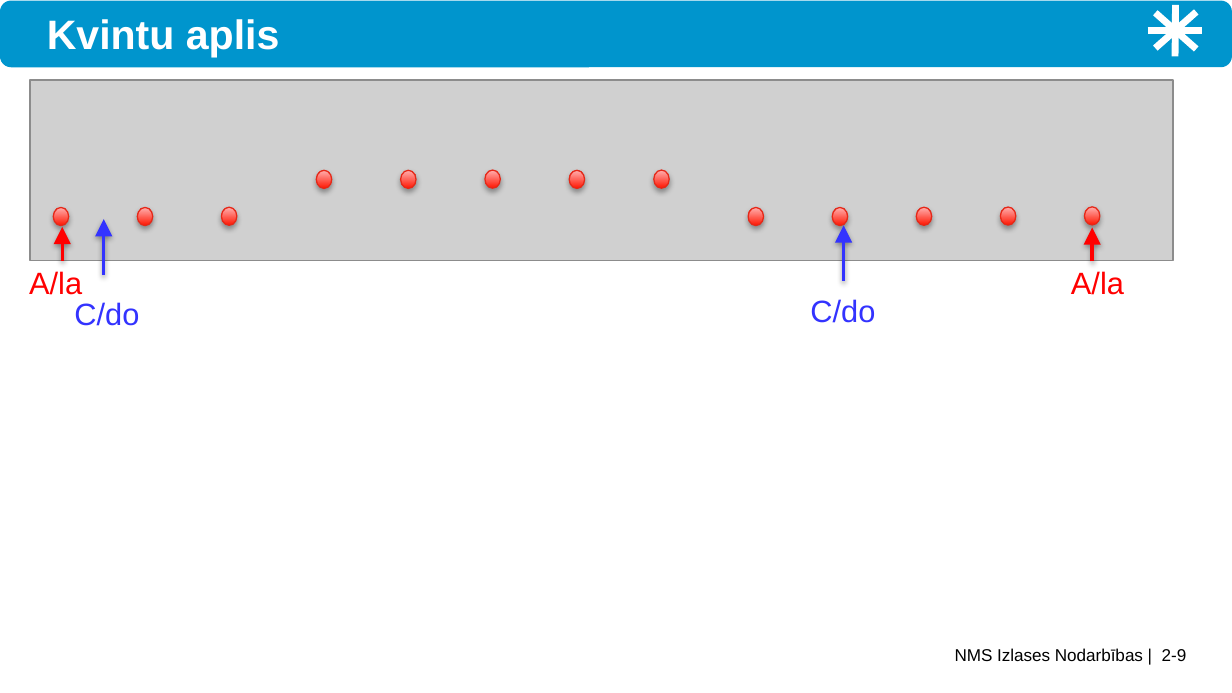
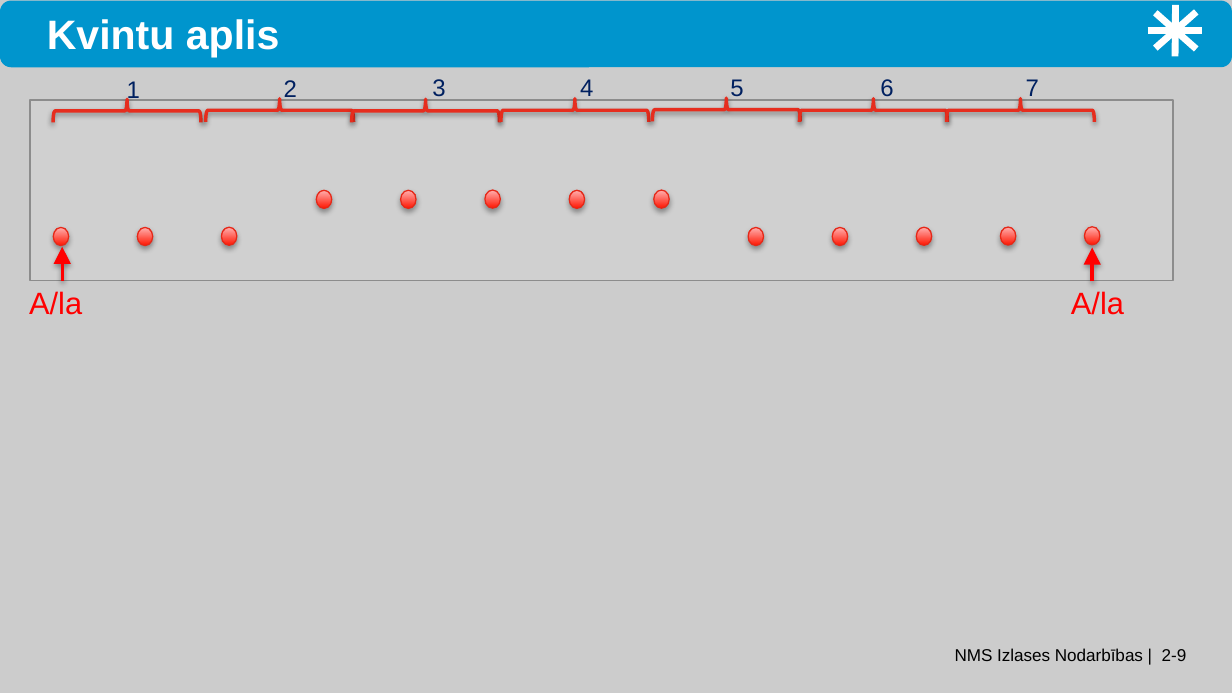
Before and after one commit to kapsitis/nms-courses, a slide deck: slide 9 of legacy-slides/ntjun02-modular-arithmetic.pptx. Drawn at 1232x693 pixels with LibreOffice and Linux fonts; fonts in the diff are those of the drawing; grey boxes stand for pictures. Boxes give left, top, right and bottom in pixels: in the first picture for what was removed or moved away, otherwise in the second. Text is boxed around its words. In the diff, an @@ line names an element or a change of style, - is before the commit and + after.

```diff
--- a/legacy-slides/ntjun02-modular-arithmetic.pptx
+++ b/legacy-slides/ntjun02-modular-arithmetic.pptx
@@ background #FFFFFF to #CCCCCC @@
@@ text added at (127,81,140,104), 14 pt, text #002060 @@
+1
@@ text added at (284,80,297,101), 14 pt, text #002060 @@
+2
@@ text added at (432,79,445,101), 14 pt, text #002060 @@
+3
@@ text added at (580,79,593,101), 14 pt, text #002060 @@
+4
@@ text added at (730,79,743,101), 14 pt, text #002060 @@
+5
@@ text added at (880,79,893,101), 14 pt, text #002060 @@
+6
@@ text added at (1026,79,1039,101), 14 pt, text #002060 @@
+7
@@ left brace added at (54,99,201,123), outline #E62D1E 2 pt @@
@@ left brace added at (206,99,354,123), outline #E62D1E 2 pt @@
@@ left brace added at (352,99,500,123), outline #E62D1E 2 pt @@
@@ left brace added at (501,99,649,123), outline #E62D1E 2 pt @@
@@ left brace added at (652,98,800,121), outline #E62D1E 2 pt @@
@@ left brace added at (800,99,948,123), outline #E62D1E 2 pt @@
@@ left brace added at (947,99,1095,123), outline #E62D1E 2 pt @@
@@ arrow removed from (103, 275) to (103, 219) @@
@@ 13 ellipses, 2 texts, 2 arrows, 1 picture: place and size @@
-13 ellipses, 2 texts, 2 arrows, 1 picture at (29,80,1173,295)
+13 ellipses, 2 texts, 2 arrows, 1 picture at (29,100,1173,315)
@@ arrow removed from (844, 281) to (844, 225) @@
@@ text removed at (810,299,875,323) @@
-C/do
@@ text removed at (74,302,139,326) @@
-C/do
```
Also in this commit, not shown: 13 other slides changed, 13 slides removed, 13 other files.
